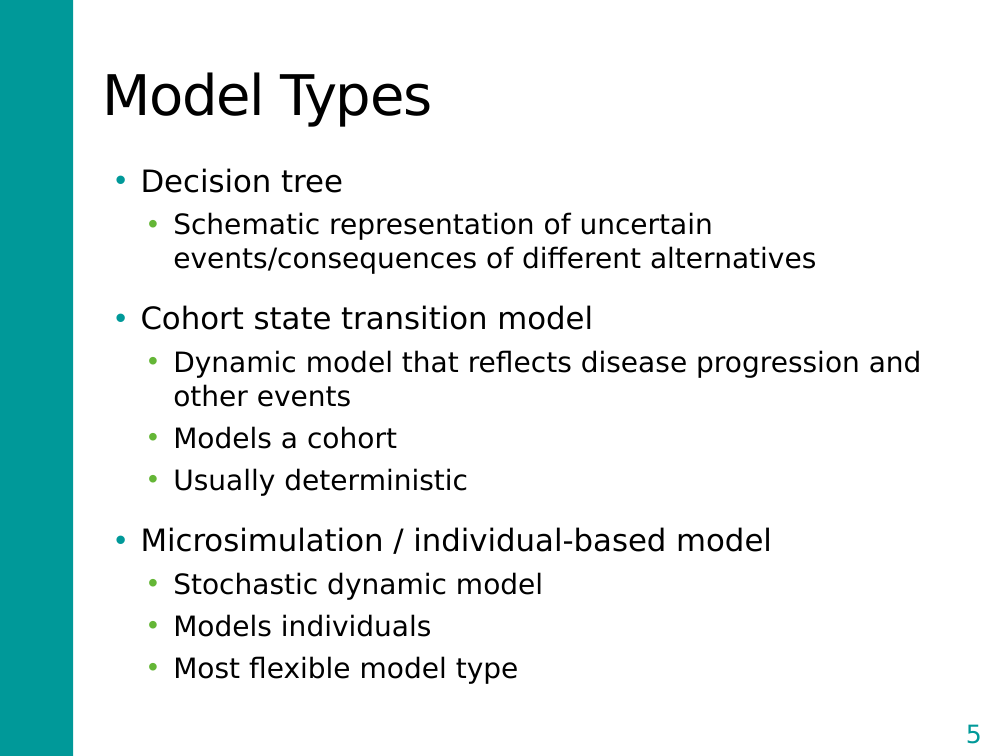
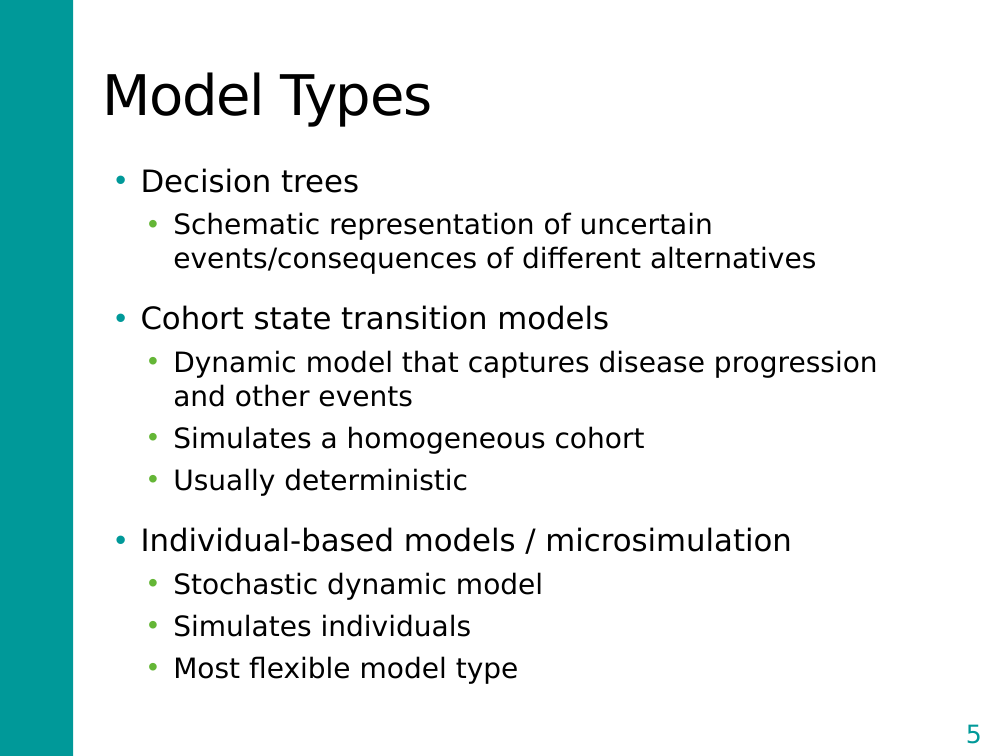
Before and after one commit to DARTH-git/Course-Modularization, a slide deck: slide 5 of static/Course_Modularization/Intro, general, packages/DecisionModelingIntroSlides_Janssen.pptx. Drawn at 1008x756 pixels with LibreOffice and Linux fonts; fonts in the diff are those of the drawing. Boxes give left, top, right and bottom in pixels: in the first picture for what was removed or moved away, otherwise in the second. Text is boxed around its words. In the diff, an @@ line names an element or a change of style, - is before the commit and + after.

Commit message:
Janssen modeling example exercises

```diff
--- a/static/Course_Modularization/Intro, general, packages/DecisionModelingIntroSlides_Janssen.pptx
+++ b/static/Course_Modularization/Intro, general, packages/DecisionModelingIntroSlides_Janssen.pptx
@@ text at [141, 168, 359, 193]: text changed @@
-• Decision tree
+• Decision trees
@@ text at [141, 305, 878, 454]: text changed @@
-• Cohort state transition model
-  • Dynamic model that reflects disease progression and other events
-  • Models a cohort
+• Cohort state transition models
+  • Dynamic model that captures disease progression and other events
+  • Simulates a homogeneous cohort
@@ text at [141, 527, 791, 552]: text changed @@
-• Microsimulation / individual-based model
+• Individual-based models / microsimulation
@@ text at [173, 614, 472, 637]: text changed @@
-  • Models individuals
+  • Simulates individuals
```
Also in this commit, not shown: 4 other slides changed, 7 other files.
